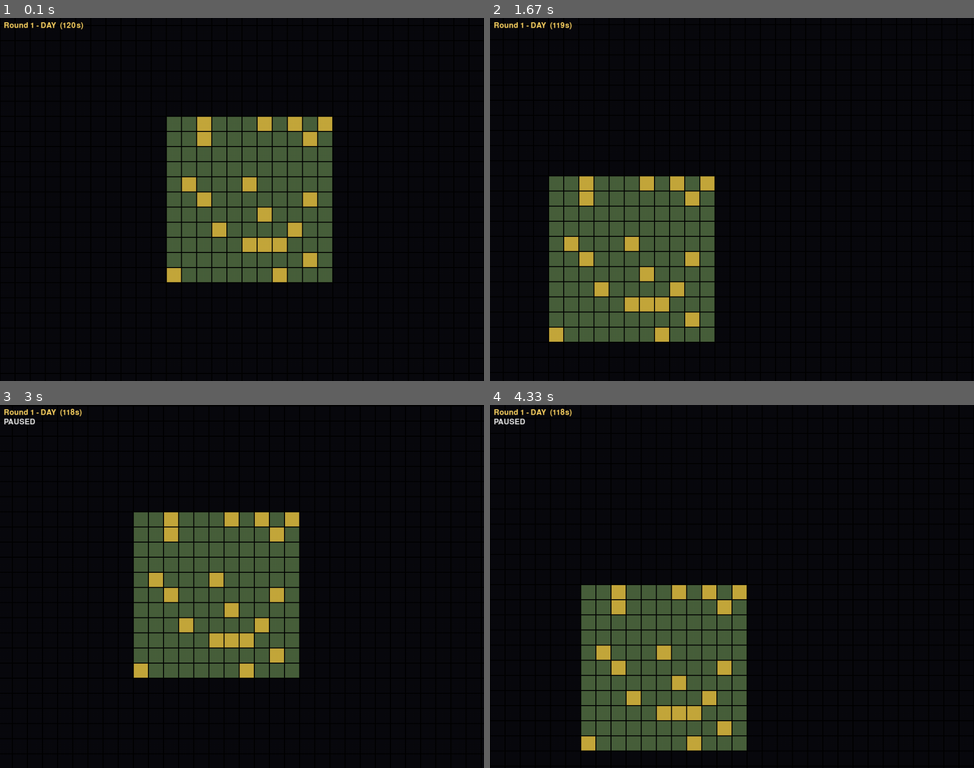
Above: before the commit, frames 1-4 (two rows, left to right).
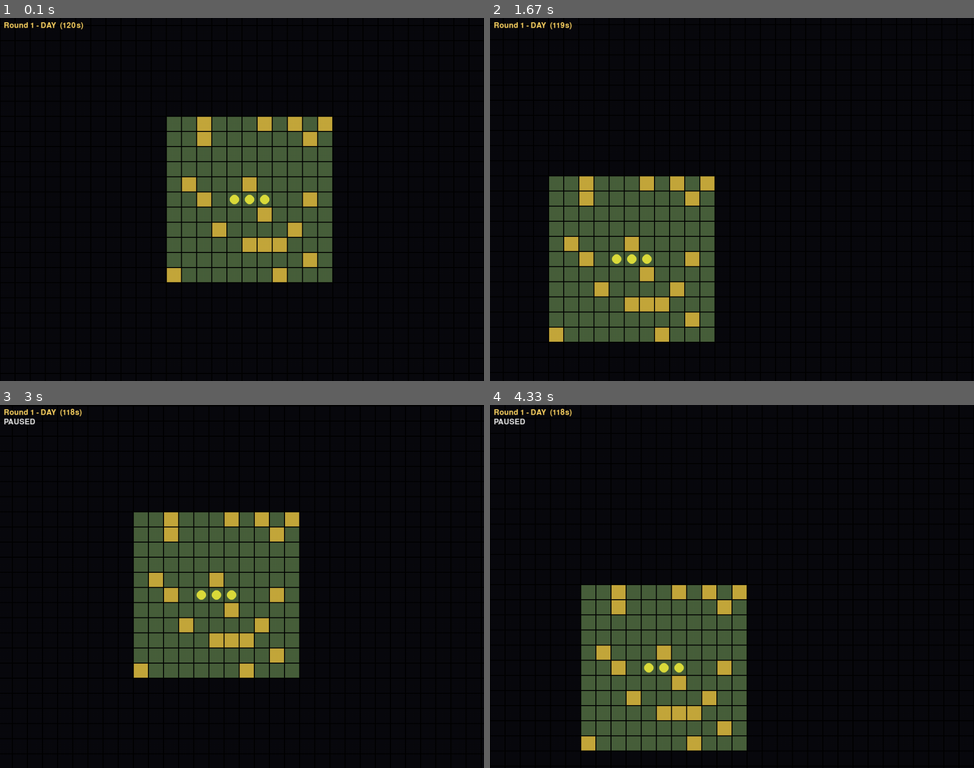
Above: after the commit, the same moments.

Repository: MiohitoKiri5474/PyGame-Final
Game: pygame game, started from src/main.py
Two runs of this game, one before a commit and one after it. Both use one fixed random seed, a clock stepped at 60 frames per second and the inputs below.
Inputs (mouse positions are in pixels of both pictures, inside the frame that each line leads up to):
- Up to frame 1 (0.1 s): no input
- Up to frame 2 (1.67 s): click (732, 199) at 0.38 s; hold Right 0.67-1.13 s; tap Space at 0.73, 1.03, 1.23, 1.57 s; hold Up 1.17-1.47 s; hold Right from 1.5 s (still down)
- Up to frame 3 (3 s): tap Space at 1.87, 2.07, 2.37, 2.63, 2.97 s; release Right at 1.97 s; hold Left 2-2.53 s; hold Down 2.57-2.87 s; hold Left from 2.9 s (still down)
- Up to frame 4 (4.33 s): tap Space at 3.27, 3.4, 3.8, 4.1 s; release Left at 3.3 s; hold Up 3.33-3.7 s; hold Right from 3.73 s (still down)

The runs differ from the first frame. In frame 1, 0.1% of the frame differs, in the area x 47-56%, y 48-52%; in frame 2, 0.1%; in frame 3, 0.1%, in the area x 40-49%, y 50-54%; in frame 4, 0.1%.

Commit message:
feat: implement ticket 01 - NPC entity + pathfinding + render
NPCs spawn on starting territory, render on the scrolling map, and
walk a real A* path (continuous pixel movement, not tile-snapping)
when the player clicks to select an NPC then clicks a claimed tile
to command it there.

- coords.py: single tile<->pixel conversion point (tile_center /
  tile_at), used by pathfinding, NPC movement, and click handling so
  they never disagree - matters for later adjacency (06), placement
  (04), and save/load (11) work.
- pathfinding.py: 4-directional A*, takes an is_walkable(x, y)
  callback rather than a Grid, decoupling it from grid generation.
- npc.py: continuous-movement entity, pops path waypoints as it
  arrives at each tile center.
- game.py: spawns 3 NPCs, click-to-select/click-to-move, camera
  offset applied before tile lookup. Swapped SysFont for the
  built-in Font (SysFont hit an fc-list timeout headless).
- pytest + pytest.ini (pythonpath=src) for the pygame-free sim
  modules; tests/smoke_render.py commits the headless integration
  check (SDL dummy driver) game.py relies on instead of leaving it
  as an ad-hoc one-off.

14 unit tests, code-reviewed (0 findings).

Disclosure: Based on Claude Code generated output.

Diff:
--- /dev/null
+++ b/pytest.ini
@@ -0,0 +1,3 @@
+[pytest]
+pythonpath = src
+testpaths = tests
--- a/requirement.txt
+++ b/requirement.txt
@@ -1 +1,6 @@
+iniconfig==2.3.0
+packaging==26.3
+pluggy==1.6.0
 pygame==2.6.1
+Pygments==2.20.0
+pytest==9.1.1
--- a/src/constants.py
+++ b/src/constants.py
@@ -25,3 +25,8 @@
 COLOR_TEXT = (230, 230, 230)
 COLOR_DAY_BANNER = (255, 214, 100)
 COLOR_NIGHT_BANNER = (120, 140, 255)
+COLOR_NPC = (220, 220, 60)
+COLOR_NPC_SELECTED = (255, 255, 255)
+
+STARTING_NPC_COUNT = 3
+NPC_RADIUS = TILE_SIZE // 3
--- /dev/null
+++ b/src/coords.py
@@ -0,0 +1,9 @@
+from constants import TILE_SIZE
+
+
+def tile_center(gx: int, gy: int) -> tuple[float, float]:
+    return gx * TILE_SIZE + TILE_SIZE / 2, gy * TILE_SIZE + TILE_SIZE / 2
+
+
+def tile_at(px: float, py: float) -> tuple[int, int]:
+    return int(px // TILE_SIZE), int(py // TILE_SIZE)
--- a/src/game.py
+++ b/src/game.py
@@ -1,3 +1,5 @@
+import math
+
 import pygame
 
 from constants import (
@@ -7,6 +9,8 @@
     TILE_SIZE,
     VIEWPORT_TILES_X,
     VIEWPORT_TILES_Y,
+    STARTING_NPC_COUNT,
+    NPC_RADIUS,
     COLOR_BG,
     COLOR_FOG,
     COLOR_UNCLAIMED,
@@ -16,10 +20,15 @@
     COLOR_TEXT,
     COLOR_DAY_BANNER,
     COLOR_NIGHT_BANNER,
+    COLOR_NPC,
+    COLOR_NPC_SELECTED,
 )
 from grid import Grid
 from camera import Camera
 from day_night import DayNightCycle, DAY
+from coords import tile_at, tile_center
+from npc import NPC
+from pathfinding import find_path
 
 
 class Game:
@@ -28,13 +37,20 @@
         pygame.display.set_caption("Colony Defense (WIP)")
         self.screen = pygame.display.set_mode((WINDOW_WIDTH, WINDOW_HEIGHT))
         self.clock = pygame.time.Clock()
-        self.font = pygame.font.SysFont(None, 24)
+        self.font = pygame.font.Font(None, 24)
 
         self.grid = Grid()
         self.camera = Camera()
         self.cycle = DayNightCycle()
         self.paused = False
         self.running = True
+
+        center = (self.grid.width // 2, self.grid.height // 2)
+        self.npcs = [
+            NPC(*tile_center(center[0] + i - STARTING_NPC_COUNT // 2, center[1]))
+            for i in range(STARTING_NPC_COUNT)
+        ]
+        self.selected_npc: NPC | None = None
 
     def run(self) -> None:
         while self.running:
@@ -53,6 +69,40 @@
                     self.running = False
                 elif event.key == pygame.K_SPACE:
                     self.paused = not self.paused
+            elif event.type == pygame.MOUSEBUTTONDOWN and event.button == 1:
+                self.handle_click(event.pos)
+
+    def handle_click(self, screen_pos: tuple[int, int]) -> None:
+        world_x = screen_pos[0] + self.camera.x
+        world_y = screen_pos[1] + self.camera.y
+
+        clicked_npc = self._npc_at_world_pos(world_x, world_y)
+        if clicked_npc is not None:
+            self.selected_npc = clicked_npc
+            return
+
+        gx, gy = tile_at(world_x, world_y)
+        if not self.grid.in_bounds(gx, gy):
+            return
+        if self.selected_npc is None or not self.grid.get(gx, gy).claimed:
+            return
+
+        start = tile_at(self.selected_npc.x, self.selected_npc.y)
+        path = find_path(
+            lambda x, y: self.grid.get(x, y).claimed,
+            self.grid.width,
+            self.grid.height,
+            start,
+            (gx, gy),
+        )
+        if path:
+            self.selected_npc.set_path(path)
+
+    def _npc_at_world_pos(self, wx: float, wy: float) -> NPC | None:
+        for npc in self.npcs:
+            if math.hypot(npc.x - wx, npc.y - wy) <= NPC_RADIUS * 1.5:
+                return npc
+        return None
 
     def update(self, dt: float) -> None:
         keys = pygame.key.get_pressed()
@@ -62,12 +112,23 @@
 
         if not self.paused:
             self.cycle.update(dt)
+            for npc in self.npcs:
+                npc.update(dt)
 
     def render(self) -> None:
         self.screen.fill(COLOR_BG)
         self.render_grid()
+        self.render_npcs()
         self.render_hud()
         pygame.display.flip()
+
+    def render_npcs(self) -> None:
+        for npc in self.npcs:
+            screen_x = int(npc.x - self.camera.x)
+            screen_y = int(npc.y - self.camera.y)
+            pygame.draw.circle(self.screen, COLOR_NPC, (screen_x, screen_y), NPC_RADIUS)
+            if npc is self.selected_npc:
+                pygame.draw.circle(self.screen, COLOR_NPC_SELECTED, (screen_x, screen_y), NPC_RADIUS, 2)
 
     def render_grid(self) -> None:
         cam_x, cam_y = self.camera.x, self.camera.y
--- /dev/null
+++ b/src/npc.py
@@ -0,0 +1,36 @@
+import math
+
+from coords import tile_center
+
+DEFAULT_SPEED = 120.0  # pixels/sec
+
+
+class NPC:
+    def __init__(self, x: float, y: float, speed: float = DEFAULT_SPEED):
+        self.x = x
+        self.y = y
+        self.speed = speed
+        self.path: list[tuple[int, int]] = []
+
+    @property
+    def has_arrived(self) -> bool:
+        return not self.path
+
+    def set_path(self, path: list[tuple[int, int]]) -> None:
+        self.path = list(path)
+
+    def update(self, dt: float) -> None:
+        if not self.path:
+            return
+
+        target_x, target_y = tile_center(*self.path[0])
+        dx, dy = target_x - self.x, target_y - self.y
+        dist = math.hypot(dx, dy)
+        step = self.speed * dt
+
+        if dist <= step:
+            self.x, self.y = target_x, target_y
+            self.path.pop(0)
+        else:
+            self.x += dx / dist * step
+            self.y += dy / dist * step
--- /dev/null
+++ b/src/pathfinding.py
@@ -0,0 +1,56 @@
+import heapq
+from typing import Callable
+
+Tile = tuple[int, int]
+IsWalkable = Callable[[int, int], bool]
+
+_NEIGHBOR_DELTAS = ((1, 0), (-1, 0), (0, 1), (0, -1))
+
+
+def _manhattan(a: Tile, b: Tile) -> int:
+    return abs(a[0] - b[0]) + abs(a[1] - b[1])
+
+
+def _neighbors(tile: Tile, width: int, height: int, is_walkable: IsWalkable):
+    x, y = tile
+    for dx, dy in _NEIGHBOR_DELTAS:
+        nx, ny = x + dx, y + dy
+        if 0 <= nx < width and 0 <= ny < height and is_walkable(nx, ny):
+            yield (nx, ny)
+
+
+def find_path(
+    is_walkable: IsWalkable, width: int, height: int, start: Tile, goal: Tile
+) -> list[Tile] | None:
+    """4-directional A* over a width x height grid. Returns the tile path
+    including start and goal, or None if unreachable/unwalkable goal."""
+    if not is_walkable(*start) or not is_walkable(*goal):
+        return None
+    if start == goal:
+        return [start]
+
+    open_heap: list[tuple[int, int, Tile]] = [(0, 0, start)]
+    came_from: dict[Tile, Tile] = {}
+    g_score: dict[Tile, int] = {start: 0}
+    counter = 1  # tie-breaker so heap never compares Tile tuples directly
+
+    while open_heap:
+        _, _, current = heapq.heappop(open_heap)
+        if current == goal:
+            path = [current]
+            while current in came_from:
+                current = came_from[current]
+                path.append(current)
+            path.reverse()
+            return path
+
+        for neighbor in _neighbors(current, width, height, is_walkable):
+            tentative_g = g_score[current] + 1
+            if tentative_g < g_score.get(neighbor, float("inf")):
+                came_from[neighbor] = current
+                g_score[neighbor] = tentative_g
+                f_score = tentative_g + _manhattan(neighbor, goal)
+                heapq.heappush(open_heap, (f_score, counter, neighbor))
+                counter += 1
+
+    return None
--- /dev/null
+++ b/tests/smoke_render.py
@@ -0,0 +1,37 @@
+"""Headless integration smoke check for game.py (the pygame-coupled seam,
+not unit tested per the confirmed test seam). Runs the real init/update/
+render path under a dummy SDL driver so it works on any machine with no
+display, including CI.
+
+Run: SDL_VIDEODRIVER=dummy SDL_AUDIODRIVER=dummy python tests/smoke_render.py
+"""
+
+import os
+import sys
+
+os.environ.setdefault("SDL_VIDEODRIVER", "dummy")
+os.environ.setdefault("SDL_AUDIODRIVER", "dummy")
+
+sys.path.insert(0, os.path.join(os.path.dirname(__file__), "..", "src"))
+
+TICKS = 180
+
+
+def main() -> None:
+    import pygame
+
+    from game import Game
+
+    game = Game()
+    for _ in range(TICKS):
+        game.update(1 / 60)
+        game.render()
+
+    assert game.cycle.round_number >= 1
+    assert len(game.npcs) > 0
+    pygame.quit()
+    print(f"smoke OK: {TICKS} ticks, phase={game.cycle.phase}, round={game.cycle.round_number}")
+
+
+if __name__ == "__main__":
+    main()
--- /dev/null
+++ b/tests/test_coords.py
@@ -0,0 +1,20 @@
+from coords import tile_at, tile_center
+
+
+def test_tile_center_is_middle_of_tile():
+    from constants import TILE_SIZE
+
+    px, py = tile_center(2, 3)
+    assert px == 2 * TILE_SIZE + TILE_SIZE / 2
+    assert py == 3 * TILE_SIZE + TILE_SIZE / 2
+
+
+def test_tile_at_round_trips_tile_center():
+    assert tile_at(*tile_center(5, 7)) == (5, 7)
+
+
+def test_tile_at_floors_to_containing_tile():
+    from constants import TILE_SIZE
+
+    gx, gy = tile_at(TILE_SIZE * 4 + 1, TILE_SIZE * 4 + TILE_SIZE - 1)
+    assert (gx, gy) == (4, 4)
--- /dev/null
+++ b/tests/test_npc.py
@@ -0,0 +1,49 @@
+from coords import tile_center
+from npc import NPC
+
+
+def test_new_npc_has_no_path_and_has_arrived():
+    npc = NPC(x=10.0, y=10.0)
+    assert npc.has_arrived
+    assert npc.path == []
+
+
+def test_set_path_clears_arrived_state():
+    npc = NPC(x=0.0, y=0.0)
+    npc.set_path([(0, 0), (1, 0)])
+    assert not npc.has_arrived
+
+
+def test_update_moves_toward_next_waypoint():
+    start_x, start_y = tile_center(0, 0)
+    npc = NPC(x=start_x, y=start_y, speed=100.0)
+    npc.set_path([(2, 0)])
+    npc.update(0.1)
+    assert npc.x > start_x
+    assert npc.y == start_y
+
+
+def test_update_reaches_and_pops_waypoint_exactly_at_target():
+    target = tile_center(1, 0)
+    npc = NPC(x=target[0] - 5, y=target[1], speed=100.0)
+    npc.set_path([(1, 0)])
+    npc.update(1.0)  # far more than enough distance to cover 5px at speed 100
+    assert npc.has_arrived
+    assert (npc.x, npc.y) == target
+
+
+def test_update_walks_full_path_to_completion():
+    npc = NPC(x=0.0, y=0.0, speed=1000.0)  # fast enough to finish in a few ticks
+    npc.set_path([(0, 0), (1, 0), (2, 0)])
+    for _ in range(50):
+        if npc.has_arrived:
+            break
+        npc.update(1 / 60)
+    assert npc.has_arrived
+    assert (npc.x, npc.y) == tile_center(2, 0)
+
+
+def test_update_does_nothing_when_no_path():
+    npc = NPC(x=5.0, y=5.0)
+    npc.update(1.0)
+    assert (npc.x, npc.y) == (5.0, 5.0)
--- /dev/null
+++ b/tests/test_pathfinding.py
@@ -0,0 +1,60 @@
+from pathfinding import find_path
+
+
+def walkable_all(width, height):
+    def fn(x, y):
+        return 0 <= x < width and 0 <= y < height
+
+    return fn
+
+
+def assert_valid_path(path, start, goal, is_walkable):
+    assert path is not None
+    assert path[0] == start
+    assert path[-1] == goal
+    for (x1, y1), (x2, y2) in zip(path, path[1:]):
+        assert abs(x1 - x2) + abs(y1 - y2) == 1  # 4-neighbour step
+    for tile in path:
+        assert is_walkable(*tile)
+
+
+def test_finds_shortest_path_on_open_grid():
+    is_walkable = walkable_all(5, 5)
+    path = find_path(is_walkable, 5, 5, (0, 0), (3, 2))
+    assert_valid_path(path, (0, 0), (3, 2), is_walkable)
+    assert len(path) == 1 + 3 + 2  # start tile + manhattan distance steps
+
+
+def test_returns_none_when_goal_unreachable():
+    walls = {(1, 0), (1, 1), (1, 2)}  # vertical wall splitting a 3x3 grid
+
+    def is_walkable(x, y):
+        return 0 <= x < 3 and 0 <= y < 3 and (x, y) not in walls
+
+    path = find_path(is_walkable, 3, 3, (0, 0), (2, 0))
+    assert path is None
+
+
+def test_returns_none_when_goal_is_unwalkable():
+    def is_walkable(x, y):
+        return (x, y) != (1, 1)
+
+    path = find_path(is_walkable, 3, 3, (0, 0), (1, 1))
+    assert path is None
+
+
+def test_start_equals_goal_returns_single_tile_path():
+    is_walkable = walkable_all(3, 3)
+    path = find_path(is_walkable, 3, 3, (1, 1), (1, 1))
+    assert path == [(1, 1)]
+
+
+def test_path_routes_around_obstacle():
+    walls = {(1, 1)}
+
+    def is_walkable(x, y):
+        return 0 <= x < 3 and 0 <= y < 3 and (x, y) not in walls
+
+    path = find_path(is_walkable, 3, 3, (0, 1), (2, 1))
+    assert_valid_path(path, (0, 1), (2, 1), is_walkable)
+    assert len(path) == 5  # forced detour around the wall, optimal is 5 tiles
Not shown, changed: CLAUDE.md
Not shown, changed: docs/tickets/core-loop/part-1-foundation-economy/01-npc-pathfinding-render.md
